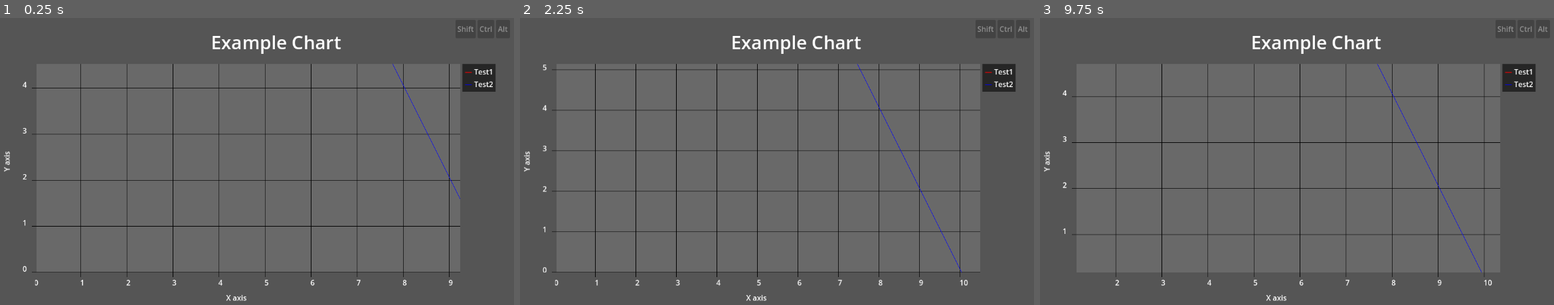
Above: before the commit, frames 1-3 (left to right).
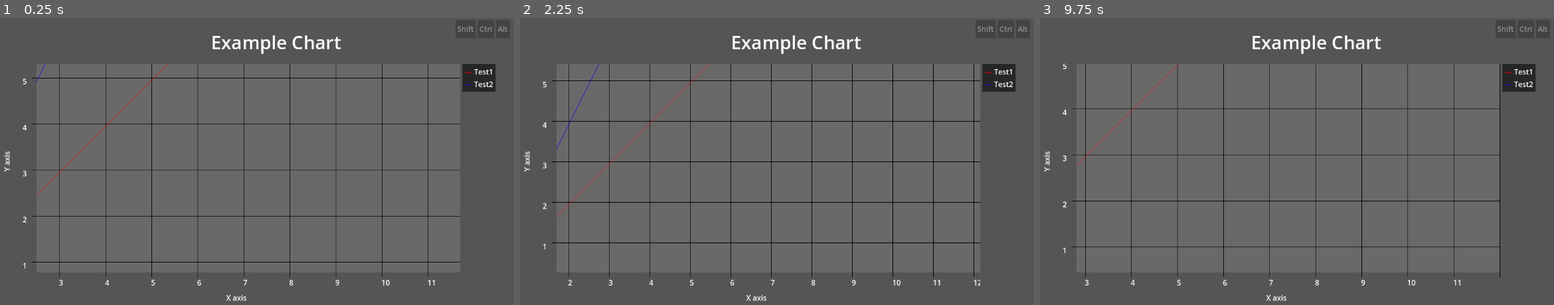
Above: after the commit, the same moments.

Repository: turboseb/chromatography
Game: Godot game, scene res://Plot/chart.tscn
Two runs of this game, one before a commit and one after it. Both use one fixed random seed, a clock stepped at 60 frames per second and the inputs below. Before the commit the project has no main scene; this scene is started directly in both runs.
Inputs (mouse positions are in pixels of both pictures, inside the frame that each line leads up to):
- Up to frame 1 (0.25 s): no input
- Up to frame 2 (2.25 s): tap Enter at 0.5, 2 s; move the mouse to (890, 152) at 0.52 s; hold D 0.53-1.25 s; tap Middle mouse button (panning) at 0.6 s; click (890, 152) at 0.67 s; tap Space at 1.25 s; drag from (669, 181) to (746, 227) at 1.27 s; move the mouse to (828, 101) at 2.02 s; hold D from 2.03 s (still down); tap Mouse wheel down (x_scroll_left) at 2.1 s; click (828, 101) at 2.17 s
- Up to frame 3 (9.75 s): tap Middle mouse button (panning) at 2.3, 3.8, 5.3, 6.8, 8.1 s; release D at 2.75 s; tap Space at 2.75, 4.25 s; drag from (1266, 227) to (1132, 121) at 2.77 s; tap Enter at 3.5 s; move the mouse to (1451, 213) at 3.52 s; hold A 3.53-4.25 s; tap Backspace at 3.6 s; click (1451, 213) at 3.67 s; drag from (1132, 121) to (1214, 92) at 4.27 s; move the mouse to (1317, 167) at 5.02 s; hold S 5.03-5.75 s; tap F at 5.1 s; click (1317, 167) at 5.17 s; drag from (1214, 92) to (1189, 181) at 5.77 s; move the mouse to (1410, 152) at 6.52 s; hold D 6.53-7.25 s; tap Z at 6.6 s; click (1410, 152) at 6.67 s; drag from (1189, 181) to (1266, 227) at 7.27 s; move the mouse to (1348, 101) at 8.02 s; hold S 8.03-8.75 s; click (1348, 101) at 8.17 s; drag from (1266, 227) to (1132, 121) at 8.77 s; move the mouse to (1451, 213) at 9.52 s; hold D from 9.53 s (still down); tap Mouse wheel up (x_scroll_right) at 9.6 s; click (1451, 213) at 9.67 s

The runs differ from the first frame. In frame 1, 4.3% of the frame differs, in the area x 4-90%, y 15-94%; in frame 2, 4.7%; in frame 3, 4.0%.

Commit message:
inverted y axis scaling

Diff:
--- a/Plot/chart.tscn
+++ b/Plot/chart.tscn
@@ -139,9 +139,12 @@
 anchors_preset = 2
 anchor_top = 1.0
 anchor_bottom = 1.0
-offset_top = -2000.0
-offset_right = 2000.0
+offset_left = -246.0
+offset_top = 531.0
+offset_right = 1754.0
+offset_bottom = 2531.0
 grow_vertical = 0
+scale = Vector2(1, -1)
 size_flags_vertical = 3
 color = Color(0.305882, 0.305882, 0.305882, 0)
 script = ExtResource("1_iv7n1")
--- a/Plot/inner_plot.gd
+++ b/Plot/inner_plot.gd
@@ -65,7 +65,7 @@
 	if new_position_x:
 		position.x = clamp(new_position_x, panning_limit.x, 0)
 	if new_position_y:
-		position.y = clamp(new_position_y, panning_limit.y, 0)
+		position.y = clamp(new_position_y, plot_container_size.y, panning_limit.y)
 	item_rect_changed.emit()
 
 ## called by plot_container_resized(), can't be used by zoom functions as they need the zoom ratio to calculate the position offset
@@ -73,16 +73,18 @@
 	set_scale_limit()
 	if new_scale_x:
 		scale.x = max(new_scale_x, scale_limit.x)
-		scale.y = max(new_scale_y, scale_limit.y)
+		scale.y = min(new_scale_y, scale_limit.y)
 	item_rect_changed.emit()
 
 ## FIXME called by clamp_position(), could be called when the plot is resized and on plot_container_resized() to call it less often
 func set_panning_limit() ->void:
-	panning_limit = plot_container_size - size * scale
+	panning_limit.x = plot_container_size.x - size.x * scale.x
+	panning_limit.y = size.y * abs(scale.y)
+
 
 func set_scale_limit() ->void:
 	var scale_limit_x =  plot_container_size.x / size.x
-	var scale_limit_y =  plot_container_size.y / size.y
+	var scale_limit_y =  -plot_container_size.y / size.y
 	scale_limit = Vector2(scale_limit_x, scale_limit_y)
 
 
@@ -185,7 +187,7 @@
 
 
 func zoom_in_y() ->float:
-	var new_scale_y: float = scale.y + zoom_step
+	var new_scale_y: float = scale.y - zoom_step
 	var scale_ratio_y: float = new_scale_y/scale.y - 1.0
 
 	var new_position_y: float = position.y + (global_position.y - get_viewport().get_mouse_position().y) * scale_ratio_y
@@ -194,7 +196,7 @@
 
 
 func zoom_out_y() -> float:
-	var new_scale_y: float = max(scale.y - zoom_step, scale_limit.y)
+	var new_scale_y: float = min(scale.y + zoom_step, scale_limit.y)
 	var scale_ratio_y: float = new_scale_y/scale.y - 1.0
 
 	var new_position_y: float = position.y + (global_position.y - get_viewport().get_mouse_position().y) * scale_ratio_y
--- a/Plot/x_grid.gd
+++ b/Plot/x_grid.gd
@@ -20,7 +20,7 @@
 	for child in get_children():
 		child.queue_free()
 	#add labels to the grid tick_marks
-	for point in range(0, size.x/tick_step / 100):
+	for point in range(0, size.x/tick_step / 100 + 1):
 		var new_label: Label = Label.new()
 		add_child(new_label)
 		labels.append(new_label)
--- a/Plot/y_grid.gd
+++ b/Plot/y_grid.gd
@@ -25,7 +25,9 @@
 		new_label.theme = chart_theme
 		new_label.vertical_alignment = VERTICAL_ALIGNMENT_CENTER
 		new_label.horizontal_alignment = HORIZONTAL_ALIGNMENT_CENTER
-		new_label.position = Vector2(text_margin / 2.0, point * tick_step * 100 - 20)
+		##HACK - Commenter le positionnement, (size.y/tick_step / 100 - point) représente la position pour l'axe y inversé
+		new_label.position = Vector2(text_margin / 2.0, (size.y/tick_step / 100 - point) * tick_step * 100 + 5)
+		##
 		new_label.text = str(size.y/tick_step / 100 - point)
 	_on_inner_plot_item_rect_changed()
 
--- a/project.godot
+++ b/project.godot
@@ -11,6 +11,7 @@
 [application]
 
 config/name="Chromatography"
+run/main_scene="res://Plot/chart.tscn"
 config/features=PackedStringArray("4.3", "Forward Plus")
 config/icon="res://icon.svg"
 
